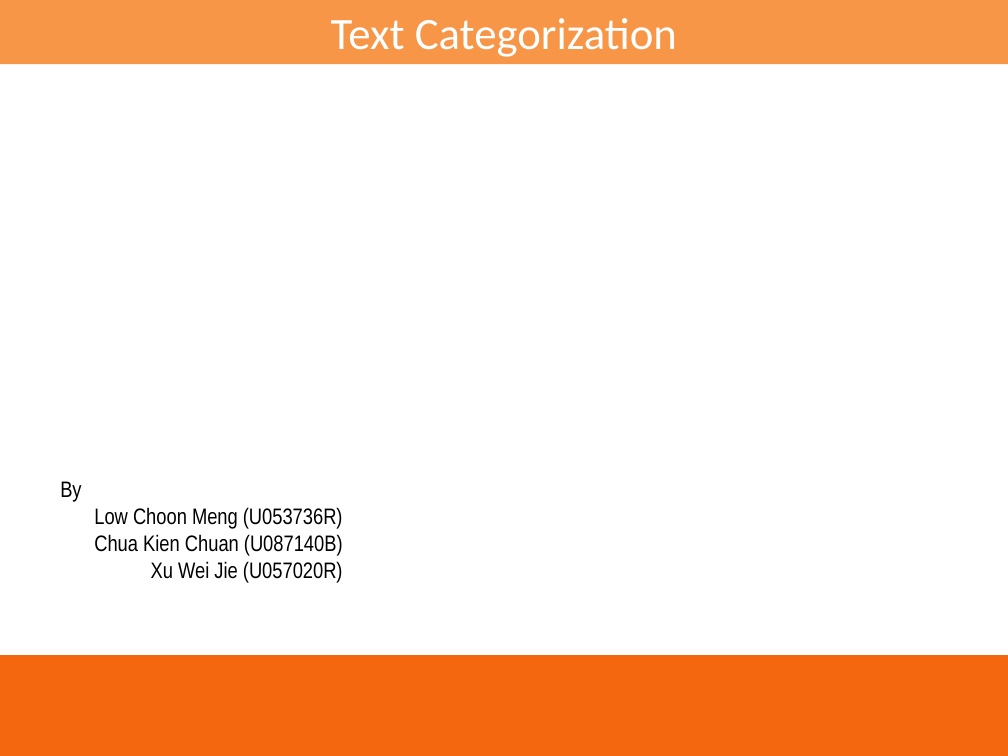
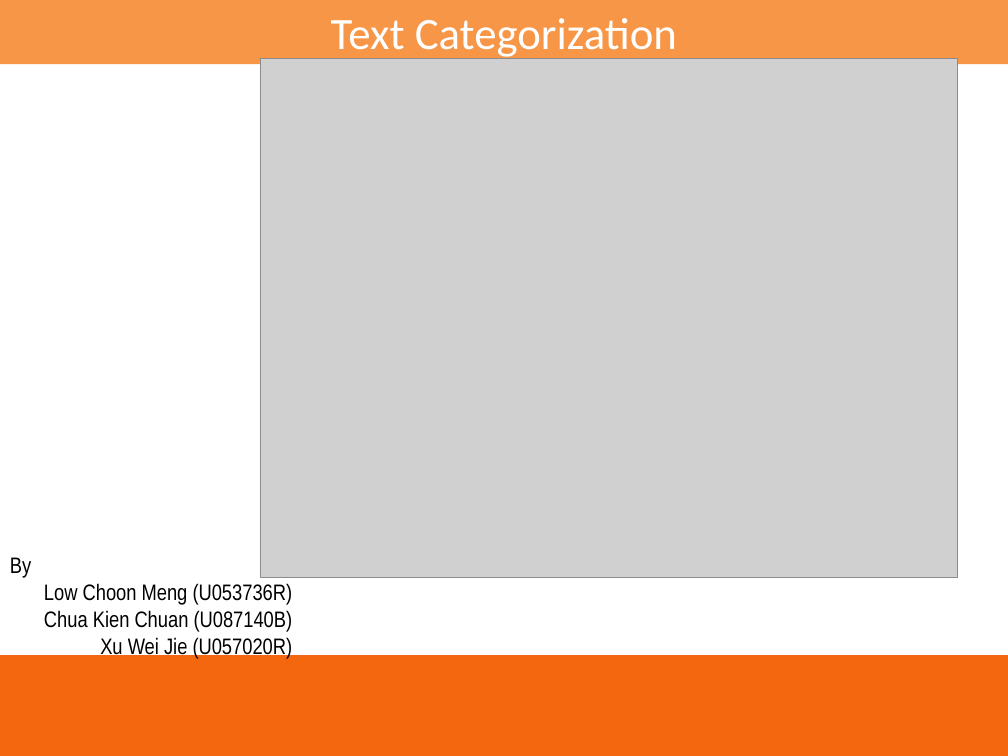
Before and after one commit to gangadhar001/textcategorization, a slide deck: slide 1 of Text Categorization.ppt. Drawn at 1008x756 pixels with LibreOffice and Linux fonts; fonts in the diff are those of the drawing; grey boxes stand for pictures; background and template pictures are left out. Boxes give left, top, right and bottom in pixels: in the first picture for what was removed or moved away, otherwise in the second. Text is boxed around its words. In the diff, an @@ line names an element or a change of style, - is before the commit and + after.

```diff
--- a/Text Categorization.ppt
+++ b/Text Categorization.ppt
@@ picture added at box(260, 58, 958, 578) @@
@@ text "By": place and size @@
-text "By" at box(60, 481, 343, 583)
+text "By" at box(10, 557, 293, 659)
```
